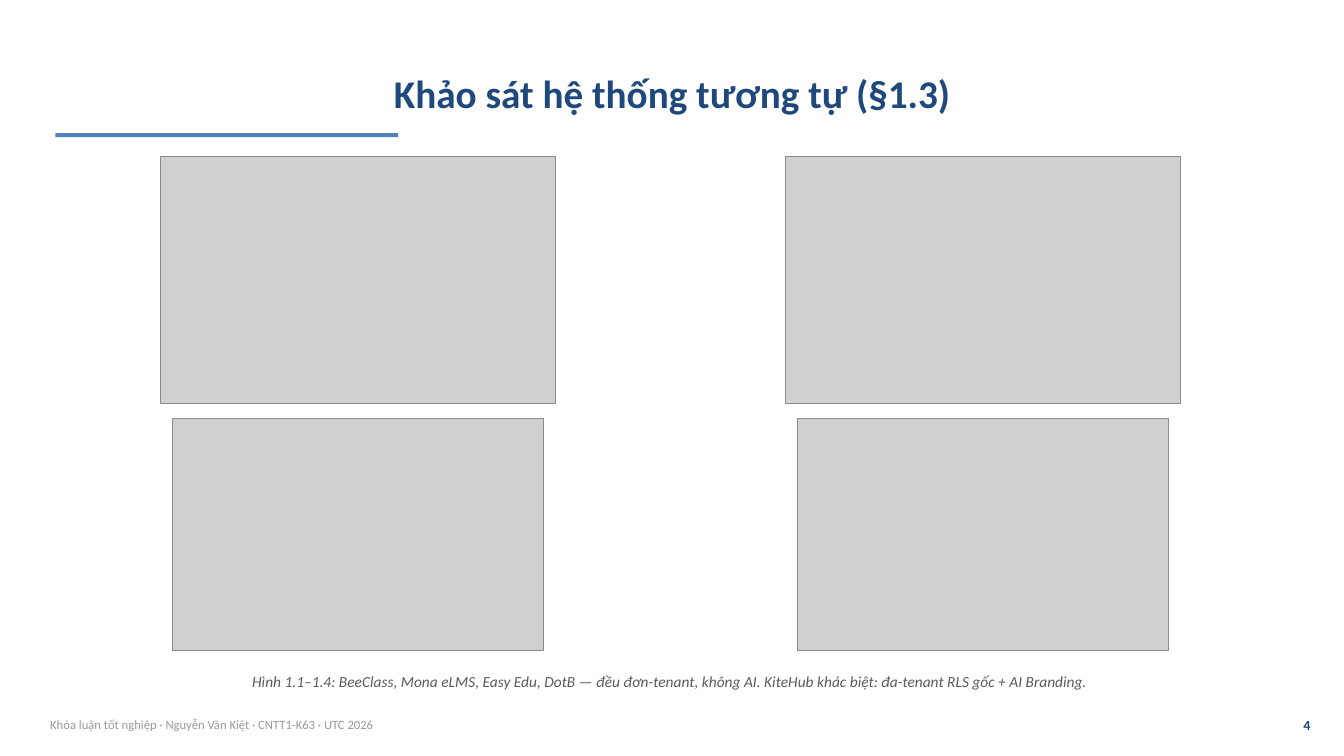
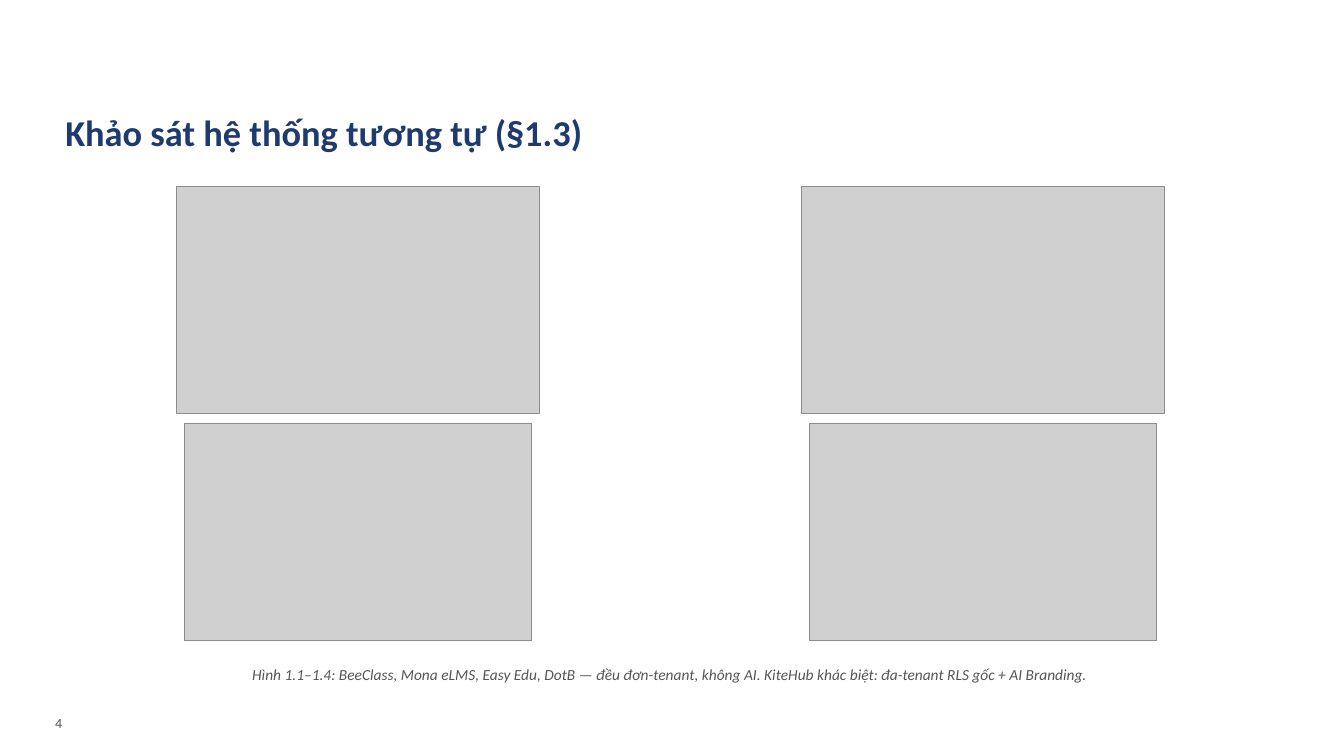
Before and after one commit to VictorAurelius/2026-Kite-Class-Platform, a slide deck: slide 4 of documents/08-thesis/defense/KiteHub-baove-khoaluan-20slide.pptx. Drawn at 1344x756 pixels with LibreOffice and Linux fonts; fonts in the diff are those of the drawing; grey boxes stand for pictures; background and template pictures are left out. Boxes give left, top, right and bottom in pixels: in the first picture for what was removed or moved away, otherwise in the second. Text is boxed around its words. In the diff, an @@ line names an element or a change of style, - is before the commit and + after.

```diff
--- a/documents/08-thesis/defense/KiteHub-baove-khoaluan-20slide.pptx
+++ b/documents/08-thesis/defense/KiteHub-baove-khoaluan-20slide.pptx
@@ text "Khảo sát hệ thống tương ...": place and size @@
-text "Khảo sát hệ thống tương ..." at <box>394,78,950,115</box>
+text "Khảo sát hệ thống tương ..." at <box>65,118,582,153</box>
@@ text "Khảo sát hệ thống tương ..." at <box>65,118,582,153</box>: size 28 to 26 pt, text colour #1F497D to #1F3A6E; alignment centre to left; vertical alignment middle to top @@
@@ rectangle removed at <box>55,133,398,137</box> @@
@@ picture: place and size @@
-picture at <box>160,156,556,403</box>
+picture at <box>176,187,539,413</box>
@@ picture: place and size @@
-picture at <box>785,156,1181,403</box>
+picture at <box>802,187,1165,413</box>
@@ picture: place and size @@
-picture at <box>172,418,543,650</box>
+picture at <box>185,423,531,640</box>
@@ picture: place and size @@
-picture at <box>798,418,1169,650</box>
+picture at <box>810,423,1156,640</box>
@@ text "Hình 1.1–1.4: BeeClass, Mona eLMS, ...": place and size @@
-text "Hình 1.1–1.4: BeeClass, Mona eLMS, ..." at <box>252,675,1087,690</box>
+text "Hình 1.1–1.4: BeeClass, Mona eLMS, ..." at <box>252,668,1087,683</box>
@@ text "Hình 1.1–1.4: BeeClass, Mona eLMS, ..." at <box>252,668,1087,683</box>: text colour #5A5A5A to #555555 @@
@@ text "4": place and size @@
-text "4" at <box>1303,721,1310,730</box>
+text "4" at <box>55,719,62,728</box>
@@ text "4" at <box>55,719,62,728</box>: text colour #1F497D to #555555, bold off; alignment right to left @@
@@ text removed at <box>50,719,374,731</box> @@
-Khóa luận tốt nghiệp · Nguyễn Văn Kiệt · CNTT1-K63 · UTC 2026
```
Also in this commit, not shown: 21 other slides changed, 5 slides removed, 5 other files.
